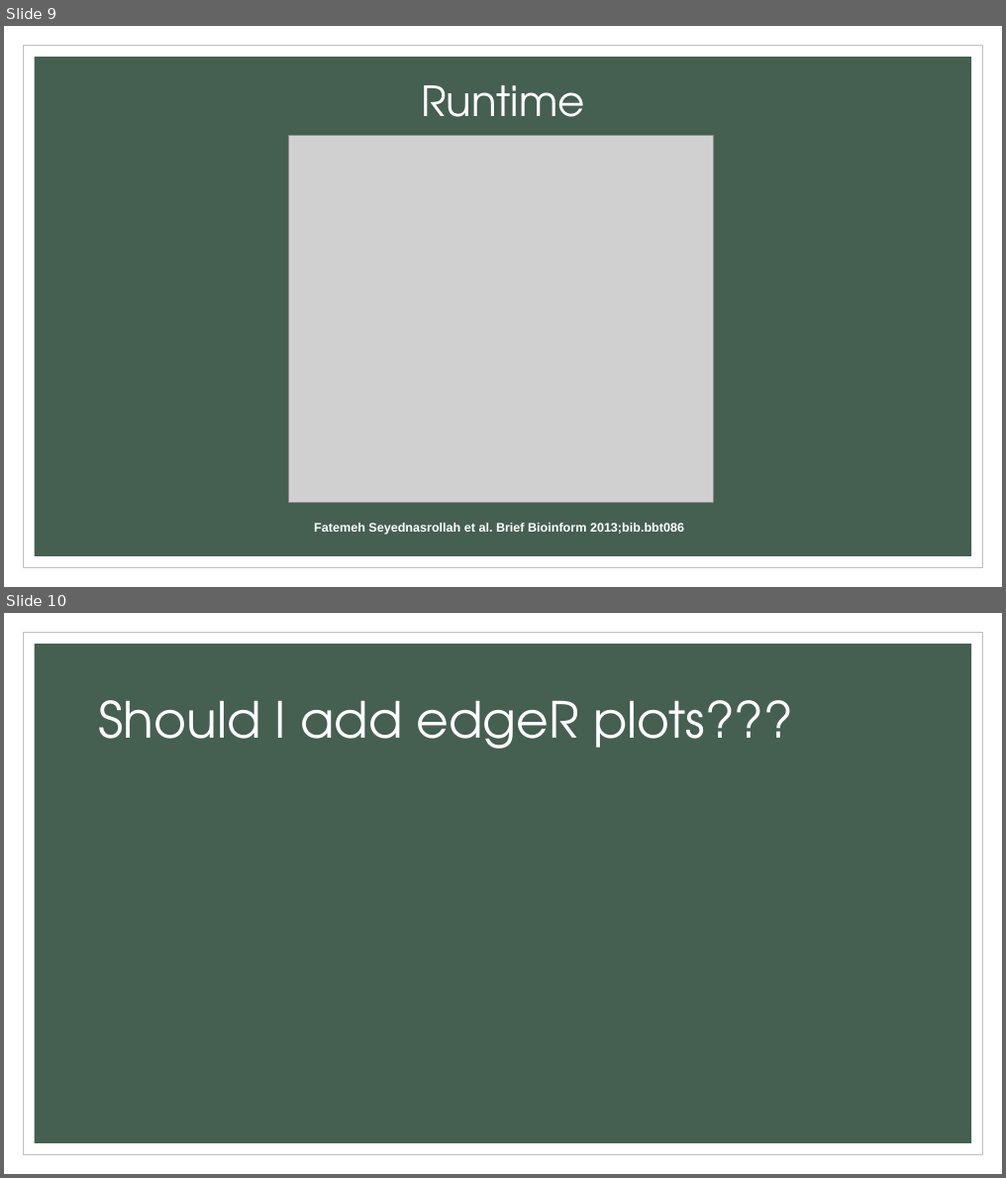
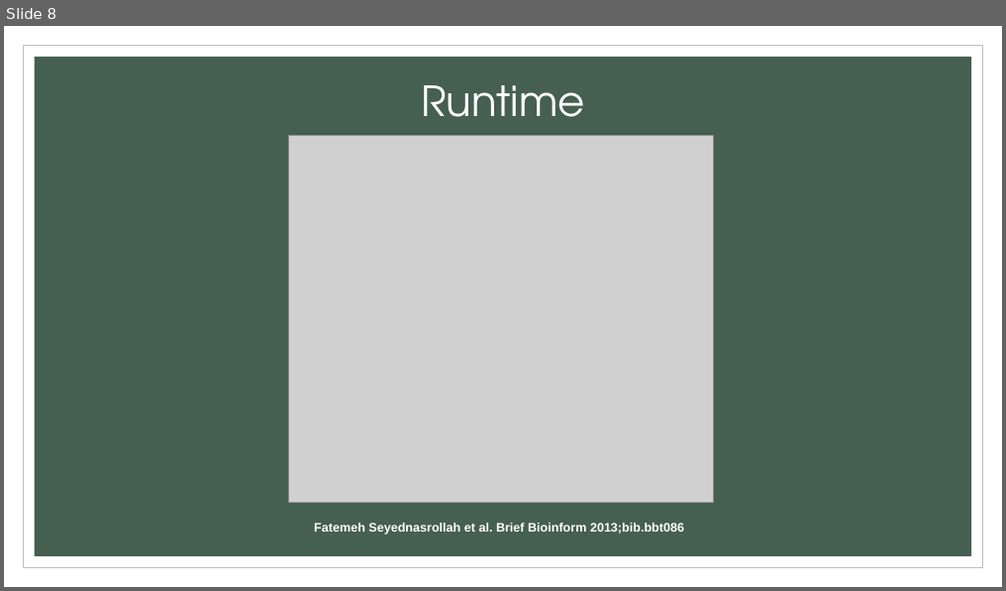
Before and after one commit to pjte/big-data, a slide deck: final_presentation.pptx. Shown one above the other, each under a label of ours: slides 9 and 10 before the commit, slide 8 after it. The pictures are 1006x1178 and 1006x591 pixels, drawn with LibreOffice and Linux fonts; fonts in the diff are those of the drawing; grey boxes stand for pictures. Boxes give left, top, right and bottom in pixels: in the first picture for what was removed or moved away, otherwise in the second. Text is boxed around its words. In the diff, an @@ line names an element or a change of style, - is before the commit and + after.

```diff
--- a/final_presentation.pptx
+++ b/final_presentation.pptx
@@ slide 10 removed at (4, 613, 1002, 1174), background #FFFFFF; not listed: 2 template elements that a slide beside it also shows @@
@@ title removed at (99, 700, 793, 749) @@
-Should I add edgeR plots???
@@ what was slide 9 is now slide 8 @@
```
Also in this commit, not shown: 6 slides changed, 2 slides added, 2 other slides removed.
